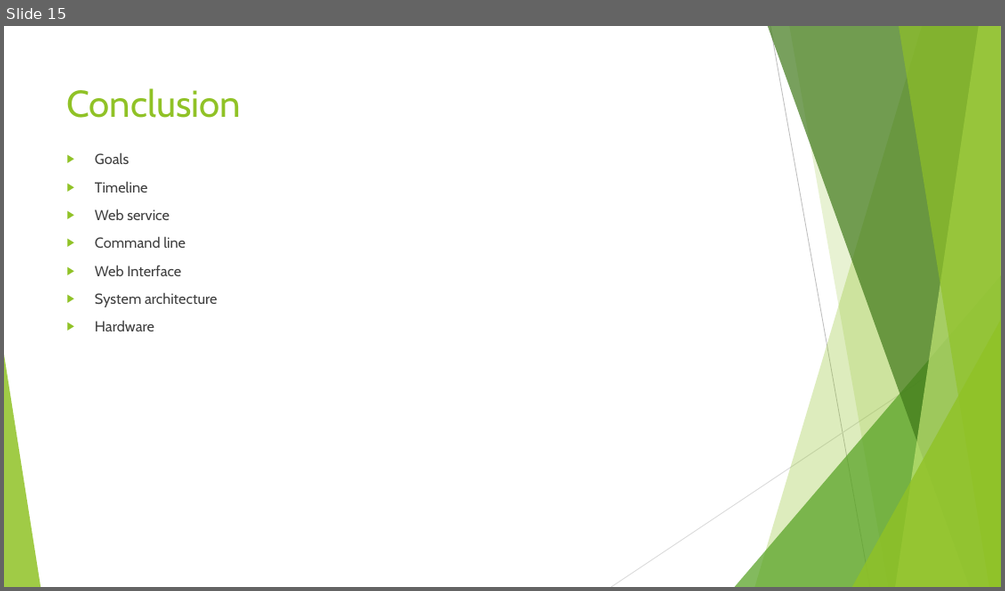
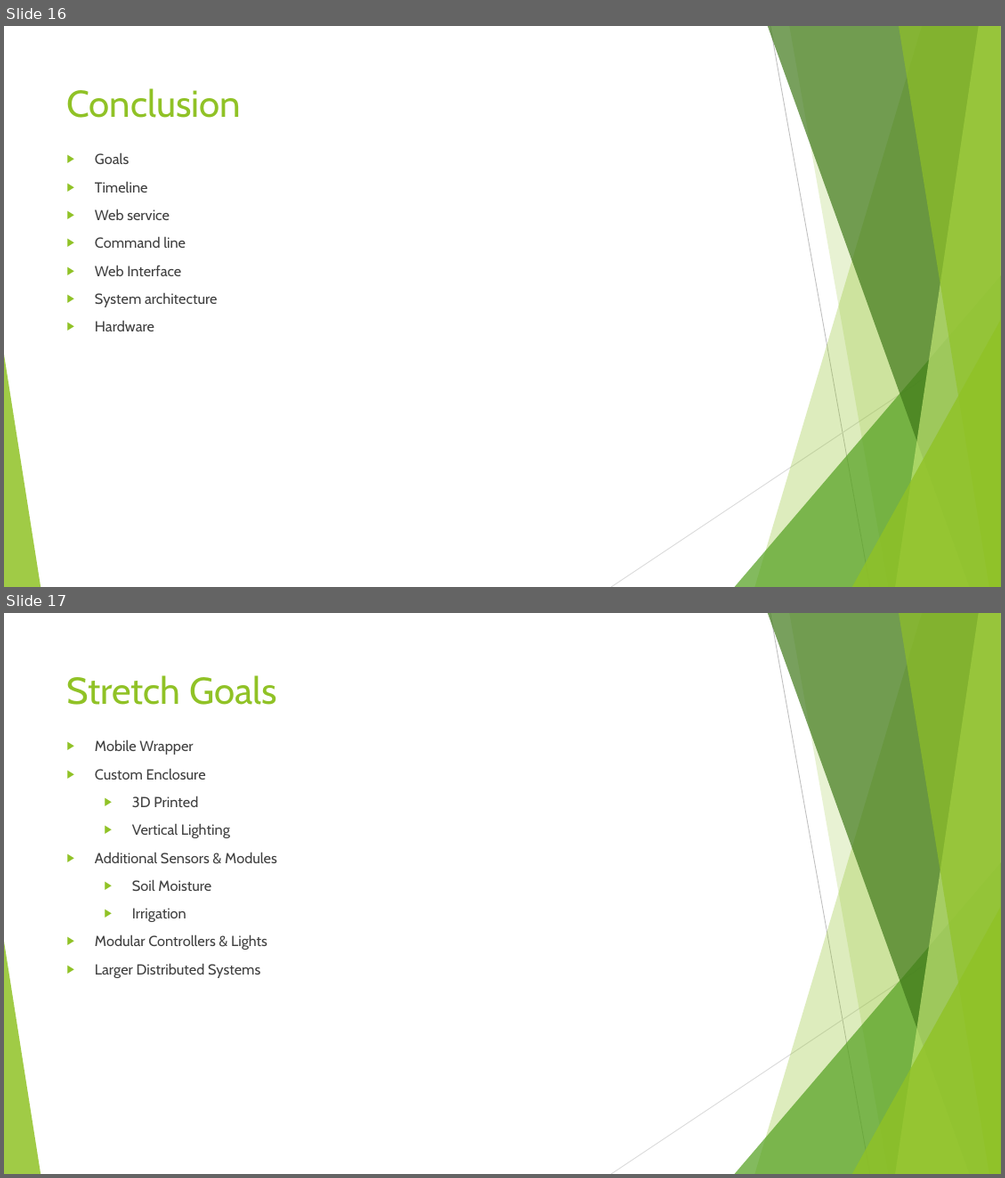
Before and after one commit to HodginAustin/Winter-Is-Coming, a slide deck: Documents/PresentationFall/Fall Presentation.pptx. Shown one above the other, each under a label of ours: slide 15 before the commit, slides 16 and 17 after it. The pictures are 1005x591 and 1005x1178 pixels, drawn with LibreOffice and Linux fonts; fonts in the diff are those of the drawing. Boxes give left, top, right and bottom in pixels: in the first picture for what was removed or moved away, otherwise in the second. Text is boxed around its words. In the diff, an @@ line names an element or a change of style, - is before the commit and + after.

Commit message:
Broke up slides, added stretch goals

```diff
--- a/Documents/PresentationFall/Fall Presentation.pptx
+++ b/Documents/PresentationFall/Fall Presentation.pptx
@@ slide 17 added at (4, 613, 1001, 1174), background #FFFFFF; not listed: 10 template elements that a slide beside it also shows @@
@@ text added at (66, 675, 277, 705), 36 pt, text #90C226 @@
+Stretch Goals
@@ text added at (95, 739, 277, 978), 14 pt, text #404040 @@
+▶ Mobile Wrapper
+▶ Custom Enclosure
+  ▶ 3D Printed
+  ▶ Vertical Lighting
+▶ Additional Sensors & Modules
+  ▶ Soil Moisture
+  ▶ Irrigation
+▶ Modular Controllers & Lights
+▶ Larger Distributed Systems
@@ what was slide 15 is now slide 16 @@
```
Also in this commit, not shown: 1 slide changed, 2 other slides added, 1 slide removed.
